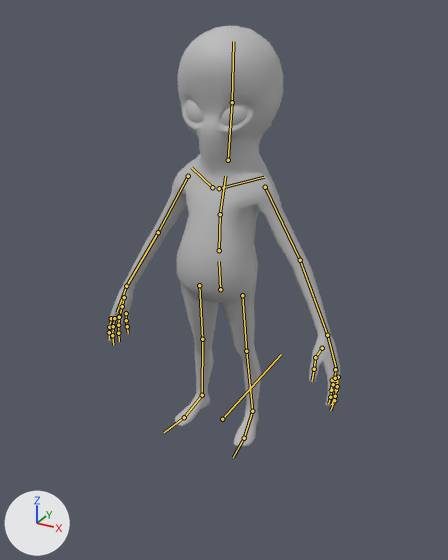
What one commit did to the FBX model Assets/Characters/Enemy/Animations/Alien.fbx.
Camera for both pictures: a 50 mm lens placed at (1.185, -2.141, 1.797), pointed at (0.138, -0.237, 0.845). Arrows for +X, +Y and +Z are at lower left; the lights stay in place. The bones that bend it are drawn over the model as lines.

In view in the first picture: 'MESH_CHA_Alien'.
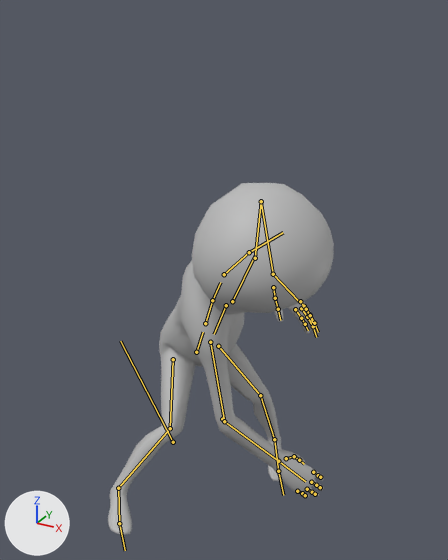
The newer file adds an action. The first version stands in its rest pose; the second is drawn at frame 39 of the action 'DFRM_ARM|Melee_ZombiePunching'.

Pixel boxes (x1, y1, x2, y2) of what changed, in the pictures (448 x 560 px):
'MESH_CHA_Alien', posed (16% shorter): before (108, 25, 340, 446); after (108, 183, 334, 535)
bone 'JNT_Root_OFF', root to tip: before (222, 419) to (281, 354); after (173, 442) to (120, 341)
bone 'JNT_Spine2', root to tip: before (219, 250) to (220, 214); after (205, 323) to (212, 300)
bone 'JNT_Spine3', root to tip: before (220, 214) to (225, 176); after (212, 300) to (220, 282)
bone 'JNT_Neck', root to tip: before (228, 160) to (232, 102); after (224, 274) to (249, 252)
bone 'JNT_Clavicle_L', root to tip: before (219, 188) to (264, 177); after (232, 301) to (255, 255)
bone 'JNT_Shoulder_L', root to tip: before (265, 187) to (300, 260); after (255, 258) to (261, 201)
bone 'JNT_Elbow_L', root to tip: before (300, 260) to (327, 335); after (261, 201) to (273, 274)
bone 'JNT_Wrist_L', root to tip: before (327, 335) to (337, 371); after (273, 274) to (298, 301)
bone 'JNT_Index1_L', root to tip: before (332, 380) to (331, 390); after (295, 309) to (301, 318)
bone 'JNT_Thumb1_L', root to tip: before (322, 348) to (315, 357); after (273, 287) to (275, 298)
bone 'JNT_Thumb2_L', root to tip: before (315, 357) to (314, 369); after (275, 298) to (278, 309)
bone 'JNT_Middle1_L', root to tip: before (336, 380) to (336, 390); after (301, 308) to (307, 317)
bone 'JNT_Middle2_L', root to tip: before (336, 390) to (334, 400); after (307, 317) to (313, 326)
bone 'JNT_Ring1_L', root to tip: before (338, 377) to (337, 386); after (304, 306) to (309, 314)
bone 'JNT_Pinky1_L', root to tip: before (335, 369) to (335, 378); after (300, 301) to (306, 309)
bone 'JNT_Clavicle_R', root to tip: before (212, 187) to (191, 167); after (226, 305) to (214, 334)
bone 'JNT_Shoulder_R', root to tip: before (188, 176) to (158, 232); after (210, 342) to (224, 421)
bone 'JNT_Elbow_R', root to tip: before (158, 232) to (126, 286); after (224, 421) to (278, 461)
bone 'JNT_Wrist_R', root to tip: before (126, 286) to (117, 312); after (278, 461) to (305, 481)
bone 'JNT_Index1_R', root to tip: before (111, 318) to (109, 327); after (313, 472) to (318, 475)
bone 'JNT_Index2_R', root to tip: before (109, 327) to (109, 332); after (318, 475) to (320, 477)
bone 'JNT_Thumb1_R', root to tip: before (124, 297) to (122, 306); after (286, 458) to (294, 456)
bone 'JNT_Thumb2_R', root to tip: before (122, 306) to (119, 316); after (294, 456) to (299, 460)
bone 'JNT_Middle1_R', root to tip: before (114, 318) to (113, 326); after (311, 482) to (316, 485)
bone 'JNT_Ring1_R', root to tip: before (119, 317) to (118, 325); after (307, 489) to (312, 492)
bone 'JNT_Pinky1_R', root to tip: before (126, 313) to (126, 320); after (297, 491) to (302, 493)
bone 'JNT_Hips_L', root to tip: before (242, 295) to (246, 351); after (218, 346) to (260, 395)
bone 'JNT_Knee_L', root to tip: before (246, 351) to (252, 411); after (260, 395) to (274, 439)
bone 'JNT_Ankle_L', root to tip: before (252, 411) to (244, 438); after (274, 439) to (278, 471)
bone 'JNT_Hips_R', root to tip: before (199, 285) to (202, 339); after (173, 359) to (170, 428)
bone 'JNT_Knee_R', root to tip: before (202, 339) to (202, 395); after (170, 428) to (118, 488)
bone 'JNT_Ankle_R', root to tip: before (202, 395) to (184, 417); after (118, 488) to (119, 523)

What the commit changed:
Bone 'JNT_Root_OFF' (bone_jnt_root_off) moves from (0.0, 0.0, 0.0) to (-0.21, -0.115, -0.133).
Bone 'JNT_Root_OFF' (bone_jnt_root_off) turns from (0, 0, 0) to (21, 0, 59) degrees about its own x, y and z.
Bone 'JNT_Spine2' (bone_jnt_spine2) turns from (0, 0, 0) to (3, 5, -12) degrees about its own x, y and z.
Bone 'JNT_Spine3' (bone_jnt_spine3) turns from (0, 0, 0) to (7, 9, -23) degrees about its own x, y and z.
Bone 'JNT_Neck' (bone_jnt_neck) turns from (0, 0, 0) to (-3, -10, -1) degrees about its own x, y and z.
Bone 'JNT_Clavicle_L' (bone_jnt_clavicle_l) turns from (0, 0, 0) to (3, 0, 3) degrees about its own x, y and z.
Bone 'JNT_Shoulder_L' (bone_jnt_shoulder_l) turns from (0, 0, 0) to (23, 17, 39) degrees about its own x, y and z.
Bone 'JNT_Elbow_L' (bone_jnt_elbow_l) turns from (0, 0, 0) to (-6, -6, -101) degrees about its own x, y and z.
Bone 'JNT_Wrist_L' (bone_jnt_wrist_l) turns from (0, 0, 0) to (20, 10, 53) degrees about its own x, y and z.
Bone 'JNT_Index1_L' (bone_jnt_index1_l) turns from (0, 0, 0) to (-1, 0, 9) degrees about its own x, y and z.
Bone 'JNT_Thumb1_L' (bone_jnt_thumb1_l) turns from (0, 0, 0) to (-15, -2, -14) degrees about its own x, y and z.
Bone 'JNT_Thumb2_L' (bone_jnt_thumb2_l) turns from (0, 0, 0) to (19, -2, 20) degrees about its own x, y and z.
Bone 'JNT_Middle1_L' (bone_jnt_middle1_l) turns from (0, 0, 0) to (1, 0, 4) degrees about its own x, y and z.
Bone 'JNT_Middle2_L' (bone_jnt_middle2_l) turns from (0, 0, 0) to (0, 0, 5) degrees about its own x, y and z.
Bone 'JNT_Ring1_L' (bone_jnt_ring1_l) turns from (0, 0, 0) to (3, 0, 9) degrees about its own x, y and z.
Bone 'JNT_Pinky1_L' (bone_jnt_pinky1_l) turns from (0, 0, 0) to (9, -1, 9) degrees about its own x, y and z.
Bone 'JNT_Clavicle_R' (bone_jnt_clavicle_r) turns from (0, 0, 0) to (17, 15, 52) degrees about its own x, y and z.
Bone 'JNT_Shoulder_R' (bone_jnt_shoulder_r) turns from (0, 0, 0) to (11, -7, 32) degrees about its own x, y and z.
Bone 'JNT_Elbow_R' (bone_jnt_elbow_r) turns from (0, 0, 0) to (-2, 0, 26) degrees about its own x, y and z.
Bone 'JNT_Wrist_R' (bone_jnt_wrist_r) turns from (0, 0, 0) to (5, -17, -20) degrees about its own x, y and z.
Bone 'JNT_Index1_R' (bone_jnt_index1_r) turns from (0, 0, 0) to (-5, 1, 3) degrees about its own x, y and z.
Bone 'JNT_Index2_R' (bone_jnt_index2_r) turns from (0, 0, 0) to (1, 0, 5) degrees about its own x, y and z.
Bone 'JNT_Thumb1_R' (bone_jnt_thumb1_r) turns from (0, 0, 0) to (-15, -1, 10) degrees about its own x, y and z.
Bone 'JNT_Thumb2_R' (bone_jnt_thumb2_r) turns from (0, 0, 0) to (18, 1, 3) degrees about its own x, y and z.
Bone 'JNT_Middle1_R' (bone_jnt_middle1_r) turns from (0, 0, 0) to (-4, 0, 8) degrees about its own x, y and z.
Bone 'JNT_Ring1_R' (bone_jnt_ring1_r) turns from (0, 0, 0) to (1, 0, 4) degrees about its own x, y and z.
Bone 'JNT_Pinky1_R' (bone_jnt_pinky1_r) turns from (0, 0, 0) to (7, -2, 5) degrees about its own x, y and z.
Bone 'JNT_Hips_L' (bone_jnt_hips_l) turns from (0, 0, 0) to (-8, 13, 94) degrees about its own x, y and z.
Bone 'JNT_Knee_L' (bone_jnt_knee_l) turns from (0, 0, 0) to (-5, 10, -80) degrees about its own x, y and z.
Bone 'JNT_Ankle_L' (bone_jnt_ankle_l) turns from (0, 0, 0) to (-34, -9, -10) degrees about its own x, y and z.
Bone 'JNT_Hips_R' (bone_jnt_hips_r) turns from (0, 0, 0) to (-25, -15, -72) degrees about its own x, y and z.
Bone 'JNT_Knee_R' (bone_jnt_knee_r) turns from (0, 0, 0) to (-8, -3, 60) degrees about its own x, y and z.
Bone 'JNT_Ankle_R' (bone_jnt_ankle_r) turns from (0, 0, 0) to (-10, 24, 1) degrees about its own x, y and z.
